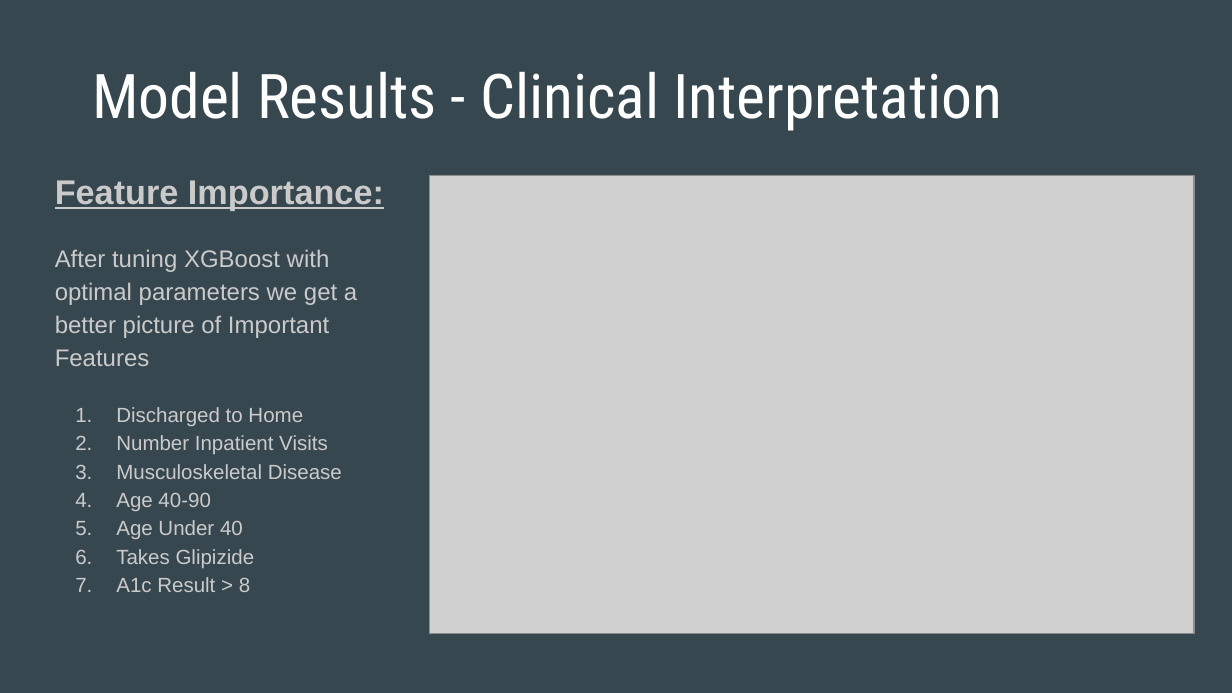
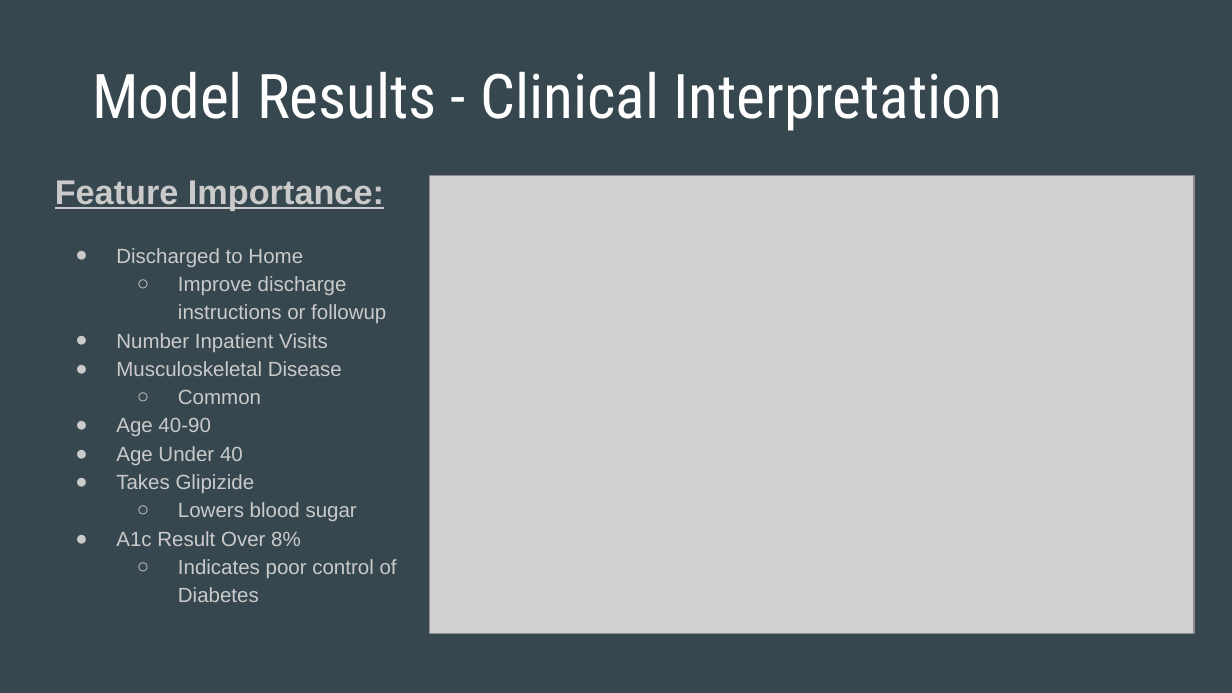
Before and after one commit to sagarwala12/HRRP, a slide deck: slide 33 of HRRP Presentation.pptx (slide 34 before the commit). Drawn at 1232x693 pixels with LibreOffice and Linux fonts; fonts in the diff are those of the drawing; grey boxes stand for pictures. Boxes give left, top, right and bottom in pixels: in the first picture for what was removed or moved away, otherwise in the second. Text is boxed around its words. In the diff, an @@ line names an element or a change of style, - is before the commit and + after.

```diff
--- a/HRRP Presentation.pptx
+++ b/HRRP Presentation.pptx
@@ text at (55,249,357,366): paragraph removed @@
-After tuning XGBoost with optimal parameters we get a better picture of Important Features
@@ text at (116,248,342,493): bullet 1. to ● @@
@@ text at (178,276,386,323): paragraph added @@
+  ○ Improve discharge instructions or followup
@@ text at (178,389,261,404): paragraph added @@
+  ○ Common
@@ text at (116,502,397,602): text changed @@
-7. A1c Result > 8
+  ○ Lowers blood sugar
+● A1c Result Over 8%
+  ○ Indicates poor control of Diabetes
```
Also in this commit, not shown: 21 other slides changed, 6 slides added, 12 slides removed.
